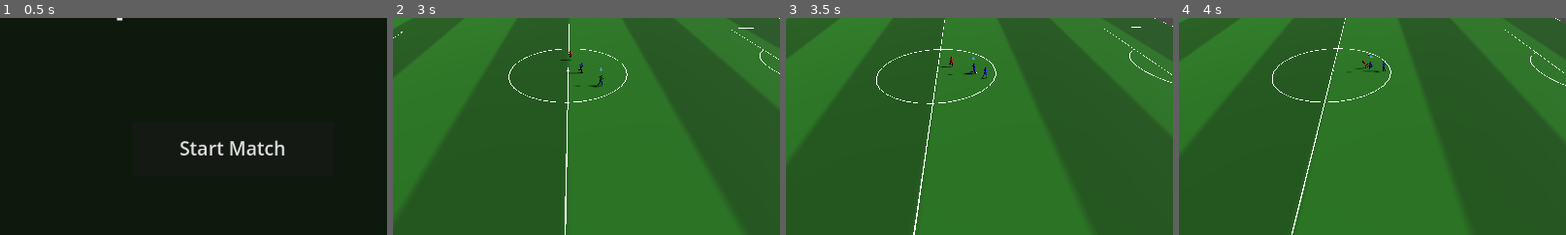
Above: before the commit, frames 1-4 (left to right).
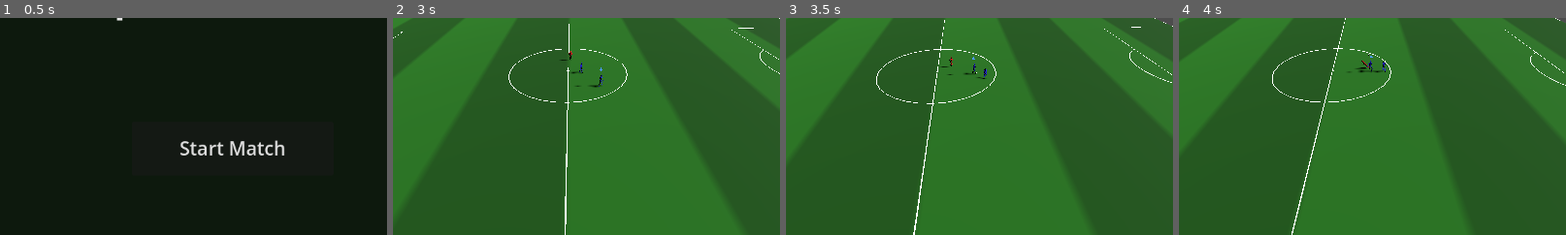
Above: after the commit, the same moments.

Repository: Churikov0112/open_football
Game: Godot game, scene res://scenes/main_menu.tscn
Same seed, same stepped clock (60 frames per second), same inputs: the game is played once before the commit and once after it.
Inputs:
- Up to frame 1 (0.5 s): no input
- Up to frame 2 (3 s): click "Start Match" at 0.5 s; hold D (move_right) 1.28-2.03 s; hold Space (kick) 1.28-2.03 s; tap Enter at 2 s; hold S (move_back) 2.03-2.78 s; tap E (pass) at 2.1 s; hold D (move_right) from 2.78 s (still down); tap Q (swap_player) at 2.85 s
- Up to frame 3 (3.5 s): keep holding D (move_right)
- Up to frame 4 (4 s): release D (move_right) at 3.53 s; hold W (move_forward) from 3.53 s (still down); tap Space (kick) at 3.6 s
The pictures show only the part of the screen within x 26-75%, y 38-88%; the shares and areas given below are measured in that part.

Frame 1 is identical in both runs. In frame 2, less than 0.1% of the frame differs, in the area x 44-55%, y 15-32%; in frame 3, less than 0.1%; in frame 4, 0.1%, in the area x 46-54%, y 19-25%.

Commit message:
feat(loco): PlayerVisual idle/run/sprint states + speed-synced anti-slide + set_lean
Co-Authored-By: Claude Sonnet 5 <noreply@anthropic.com>

Diff:
--- a/scripts/player/player_visual.gd
+++ b/scripts/player/player_visual.gd
@@ -11,8 +11,10 @@
 ## Сглаживание бленда, 1/сек.
 const BLEND_SMOOTH := 10.0
 
-## Имя стейта локомоции в StateMachine.
-const LOCOMOTION := &"locomotion"
+## Имена стейтов локомоции в StateMachine (LOCOMOTION = idle-хаб, из него travel в остальные).
+const LOCOMOTION := &"loco_idle"
+const LOCO_RUN := &"loco_run"
+const LOCO_SPRINT := &"loco_sprint"
 ## Семантическое действие (trigger) → имя клипа в glb. Стейт создаётся, только если клип есть.
 const ACTION_CLIPS := {
 	"kick": "strike_forward",
@@ -24,7 +26,7 @@
 	"throw_in": "throw_in",
 }
 ## Клипы, которые нужно зациклить; остальные one-shot доигрывают и авто-возвращаются.
-const LOOP_CLIPS := [&"idle", &"run", &"fallen_idle"]
+const LOOP_CLIPS := [&"idle", &"run", &"sprint", &"fallen_idle"]
 
 ## Тайминг действия (реальные секунды): contact — до касания; lock — общая длительность
 ## до action_finished; speed — множитель скорости проигрывания (сжать замах, сохранив синхрон).
@@ -54,6 +56,18 @@
 static func speed_to_blend(speed: float) -> float:
 	return clampf(speed / RUN_SPEED_FULL, 0.0, 1.0)
 
+## Анти-слайд: множитель скорости клипа бега/спринта = (speed/top)*fudge (клампится снизу).
+static func run_timescale(speed: float, top_speed: float, fudge: float) -> float:
+	if top_speed <= 0.0:
+		return 1.0
+	return maxf(0.1, (speed / top_speed) * fudge)
+
+## Наклон корпуса (banking): крен узла Model по локальной оси Z. deg тюнится по знаку живьём.
+func set_lean(deg: float) -> void:
+	if _model == null:
+		return
+	_model.rotation.z = deg_to_rad(deg)
+
 func _ready() -> void:
 	_model = get_node_or_null(^"Model") as Node3D
 	if _model == null:
@@ -76,19 +90,18 @@
 		if ap.has_animation(anim_name):
 			ap.get_animation(anim_name).loop_mode = Animation.LOOP_LINEAR
 
-	# Локомоция: idle(0) ↔ run(1), блендится по измеренной скорости.
+	# StateMachine: idle-хаб + run/sprint (скорость клипа привязана к реальной) + one-shot действия.
+	var sm := AnimationNodeStateMachine.new()
 	var idle_node := AnimationNodeAnimation.new()
 	idle_node.animation = &"idle"
-	var run_node := AnimationNodeAnimation.new()
-	run_node.animation = &"run"
-	var loco := AnimationNodeBlendSpace1D.new()
-	loco.add_blend_point(idle_node, 0.0)
-	loco.add_blend_point(run_node, 1.0)
-
-	# StateMachine: локомоция — базовый стейт; каждое one-shot действие — свой стейт,
-	# вход по travel() из локомоции, авто-возврат в локомоцию по концу клипа.
-	var sm := AnimationNodeStateMachine.new()
-	sm.add_node(LOCOMOTION, loco, Vector2(400, 100))
+	sm.add_node(LOCOMOTION, idle_node, Vector2(400, 60))
+	sm.add_node(LOCO_RUN, _make_speed_state(&"run"), Vector2(400, 140))
+	var sprint_clip: StringName = &"sprint" if ap.has_animation(&"sprint") else &"run"
+	sm.add_node(LOCO_SPRINT, _make_speed_state(sprint_clip), Vector2(400, 220))
+	# звёздчатые переходы: idle ↔ run, idle ↔ sprint (хаб = idle, travel строит путь через него)
+	for st in [LOCO_RUN, LOCO_SPRINT]:
+		sm.add_transition(LOCOMOTION, st, _make_transition(false))
+		sm.add_transition(st, LOCOMOTION, _make_transition(false))
 	var y := 40.0
 	for action in ACTION_CLIPS:
 		var clip: String = ACTION_CLIPS[action]
@@ -123,6 +136,18 @@
 	if _playback != null:
 		_playback.start(LOCOMOTION)
 
+## Стейт локомоции со скоростью клипа: Animation("clip") → TimeScale("speed") → output.
+func _make_speed_state(clip: StringName) -> AnimationNodeBlendTree:
+	var bt := AnimationNodeBlendTree.new()
+	var anim := AnimationNodeAnimation.new()
+	anim.animation = clip
+	bt.add_node(&"clip", anim, Vector2(100, 100))
+	var ts := AnimationNodeTimeScale.new()
+	bt.add_node(&"speed", ts, Vector2(300, 100))
+	bt.connect_node(&"speed", 0, &"clip")
+	bt.connect_node(&"output", 0, &"speed")
+	return bt
+
 ## Переход StateMachine. auto_return=true → авто-возврат в конце клипа (AT_END/AUTO);
 ## иначе — переход только по travel() (ENABLED, без авто-срабатывания), с кроссфейдом.
 func _make_transition(auto_return: bool) -> AnimationNodeStateMachineTransition:
@@ -147,9 +172,20 @@
 		d.y = 0.0
 		speed = d.length() / delta
 	_last_pos = global_position
-	var target := speed_to_blend(speed)
-	_blend = lerpf(_blend, target, clampf(BLEND_SMOOTH * delta, 0.0, 1.0))
-	_anim_tree.set(&"parameters/sm/locomotion/blend_position", _blend)
+	# Выбор стейта локомоции по порогам скорости (пока не идёт action).
+	if _active_action == "" and _playback != null:
+		var want := LOCOMOTION
+		if speed >= FootballConstants.LOCO_SPRINT_ANIM_SPEED:
+			want = LOCO_SPRINT
+		elif speed >= FootballConstants.LOCO_RUN_ANIM_SPEED:
+			want = LOCO_RUN
+		if _playback.get_current_node() != want:
+			_playback.travel(want)
+	# Анти-слайд: скорость клипов run/sprint по реальной скорости.
+	_anim_tree.set("parameters/sm/%s/speed/scale" % LOCO_RUN,
+		PlayerVisual.run_timescale(speed, FootballConstants.LOCO_TOP_SPEED, FootballConstants.LOCO_RUN_SCALE_FUDGE))
+	_anim_tree.set("parameters/sm/%s/speed/scale" % LOCO_SPRINT,
+		PlayerVisual.run_timescale(speed, FootballConstants.LOCO_SPRINT_SPEED, FootballConstants.LOCO_RUN_SCALE_FUDGE))
 
 	if _active_action != "":
 		_action_elapsed += delta
--- a/tests/check_player_visual_locomotion.gd
+++ b/tests/check_player_visual_locomotion.gd
@@ -17,5 +17,12 @@
 	if not is_equal_approx(PlayerVisual.speed_to_blend(2.5), 0.5):
 		print("CHECK FAIL: speed 2.5 → ", PlayerVisual.speed_to_blend(2.5))
 		ok = false
+	# анти-слайд: scale = (speed/top)*fudge, с нижним клампом 0.1
+	if not is_equal_approx(PlayerVisual.run_timescale(8.0, 8.0, 1.33), 1.33):
+		print("CHECK FAIL: run_timescale full → ", PlayerVisual.run_timescale(8.0, 8.0, 1.33)); ok = false
+	if not is_equal_approx(PlayerVisual.run_timescale(4.0, 8.0, 1.33), 0.665):
+		print("CHECK FAIL: run_timescale half → ", PlayerVisual.run_timescale(4.0, 8.0, 1.33)); ok = false
+	if not is_equal_approx(PlayerVisual.run_timescale(0.0, 8.0, 1.33), 0.1):
+		print("CHECK FAIL: run_timescale clamp → ", PlayerVisual.run_timescale(0.0, 8.0, 1.33)); ok = false
 	print("CHECK PASS" if ok else "CHECK FAIL")
 	quit(0 if ok else 1)
